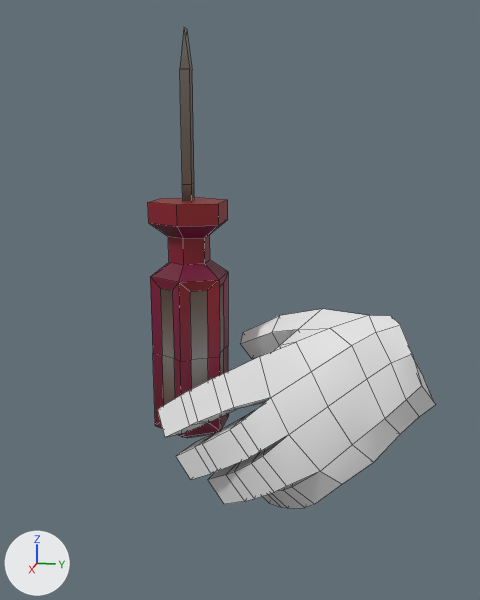
The Blender file SS5R-Source/Assets/Models.blend, before and after one commit.
Before and after are seen from a camera (50 mm lens) standing at (0.48, 0.135, 0.162) and looking at (0.013, 0.041, 0.045). The lights are fixed; the arrows at lower left show +X, +Y and +Z. Mesh edges are drawn as thin lines. The same objects are shown in both versions, whatever each file hides.

In view in the first picture: 'Hand', 'Screwdriver'.
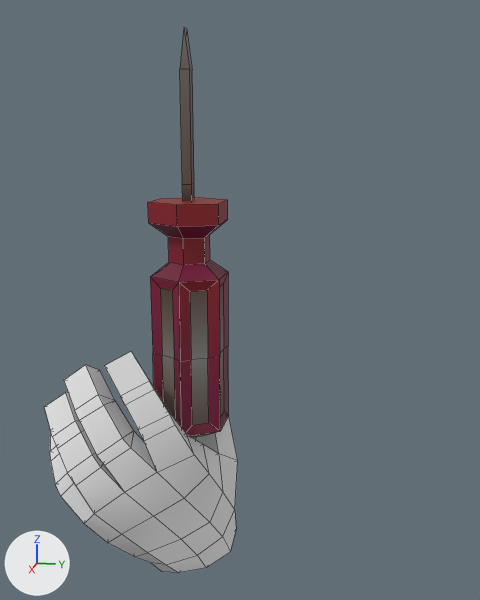
Location of each change, (x1, y1, x2, y2) in pixels of the pictures (480 x 600 px):
```json
{"object": "Hand", "change": "turned", "before": [157, 309, 436, 508], "after": [45, 352, 238, 573]}
```

Scene script edits in JSON lines:
```json
{"op": "set", "path": "ob_hand.rotation_euler", "old": "(1.571, 0.0, 0.0)", "new": "(0.0, 0.0, 0.0)", "note": "degrees (90, 0, 0) -> degrees (0, 0, 0)"}
```
